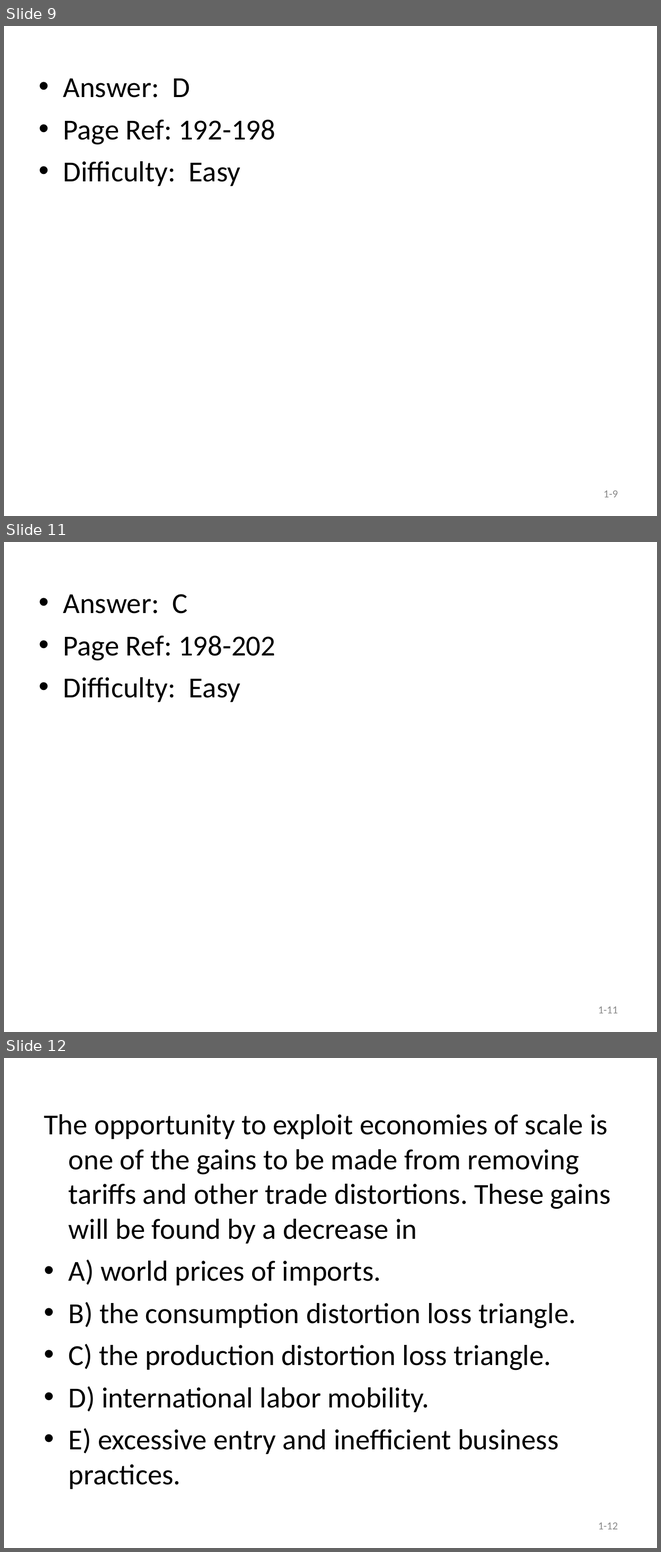
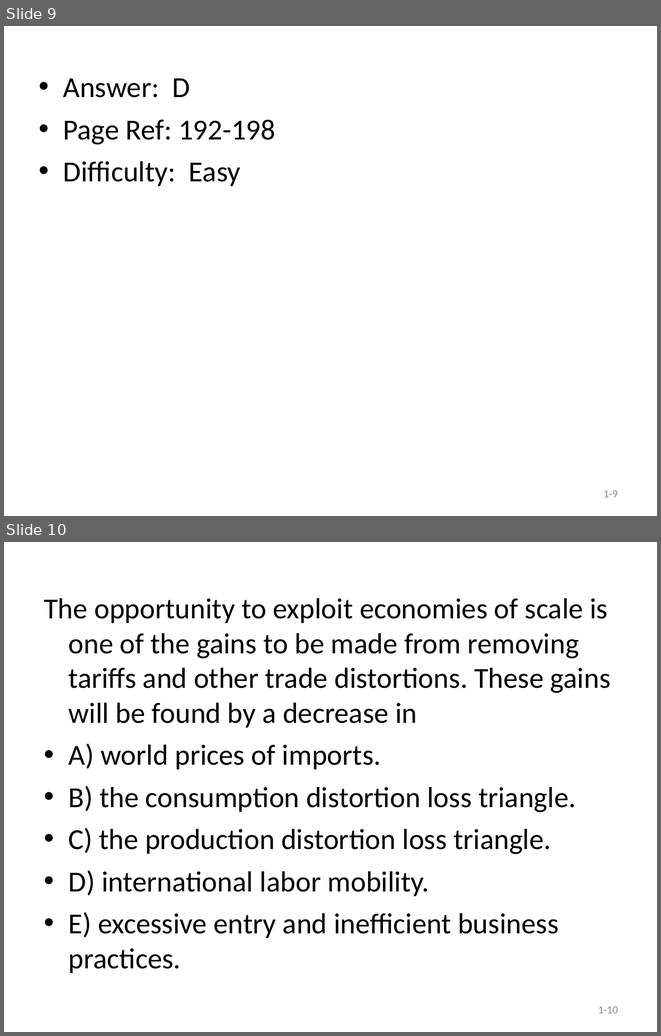
Before and after one commit to hehemin/bayeswhu.github.io, a slide deck: teaching/trade/Quiz1.ppt. Shown one above the other, each under a label of ours: slides 9, 11 and 12 before the commit, slides 9 and 10 after it; the slides between them are not shown. The pictures are 661x1552 and 661x1036 pixels, drawn with LibreOffice and Linux fonts; fonts in the diff are those of the drawing. Boxes give left, top, right and bottom in pixels: in the first picture for what was removed or moved away, otherwise in the second. Text is boxed around its words. In the diff, an @@ line names an element or a change of style, - is before the commit and + after.

```diff
--- a/teaching/trade/Quiz1.ppt
+++ b/teaching/trade/Quiz1.ppt
@@ slide 11 removed at (4,542,657,1032), background #FFFFFF @@
@@ text removed at (63,594,275,702) @@
-• Answer: C
-• Page Ref: 198-202
-• Difficulty: Easy
@@ page number removed at (598,1006,618,1013) @@
-1-11
@@ what was slide 12 is now slide 10 @@
@@ page number at (598,1006,618,1013): text changed @@
-1-12
+1-10
```
Also in this commit, not shown: 1 other slide removed.
